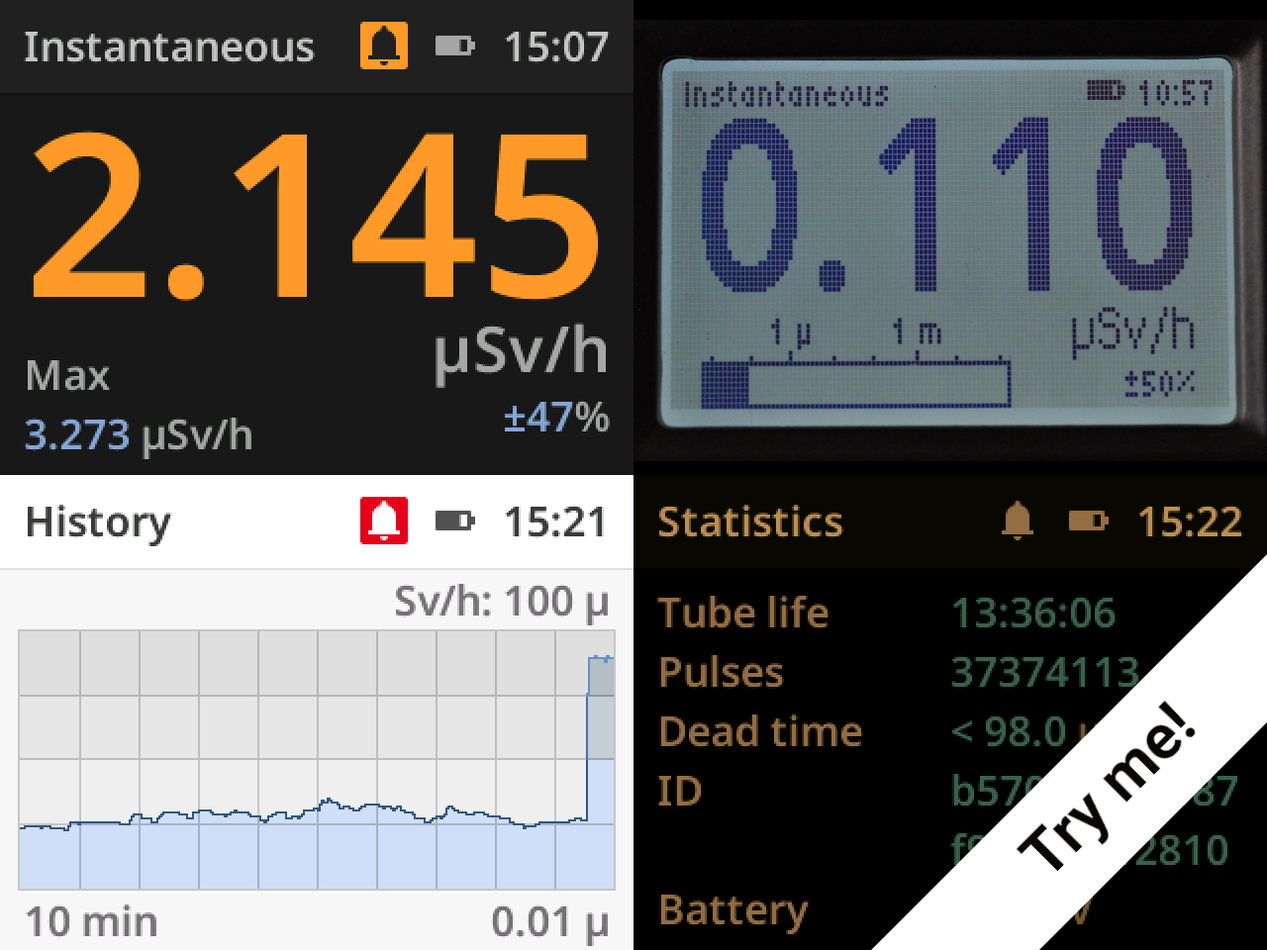
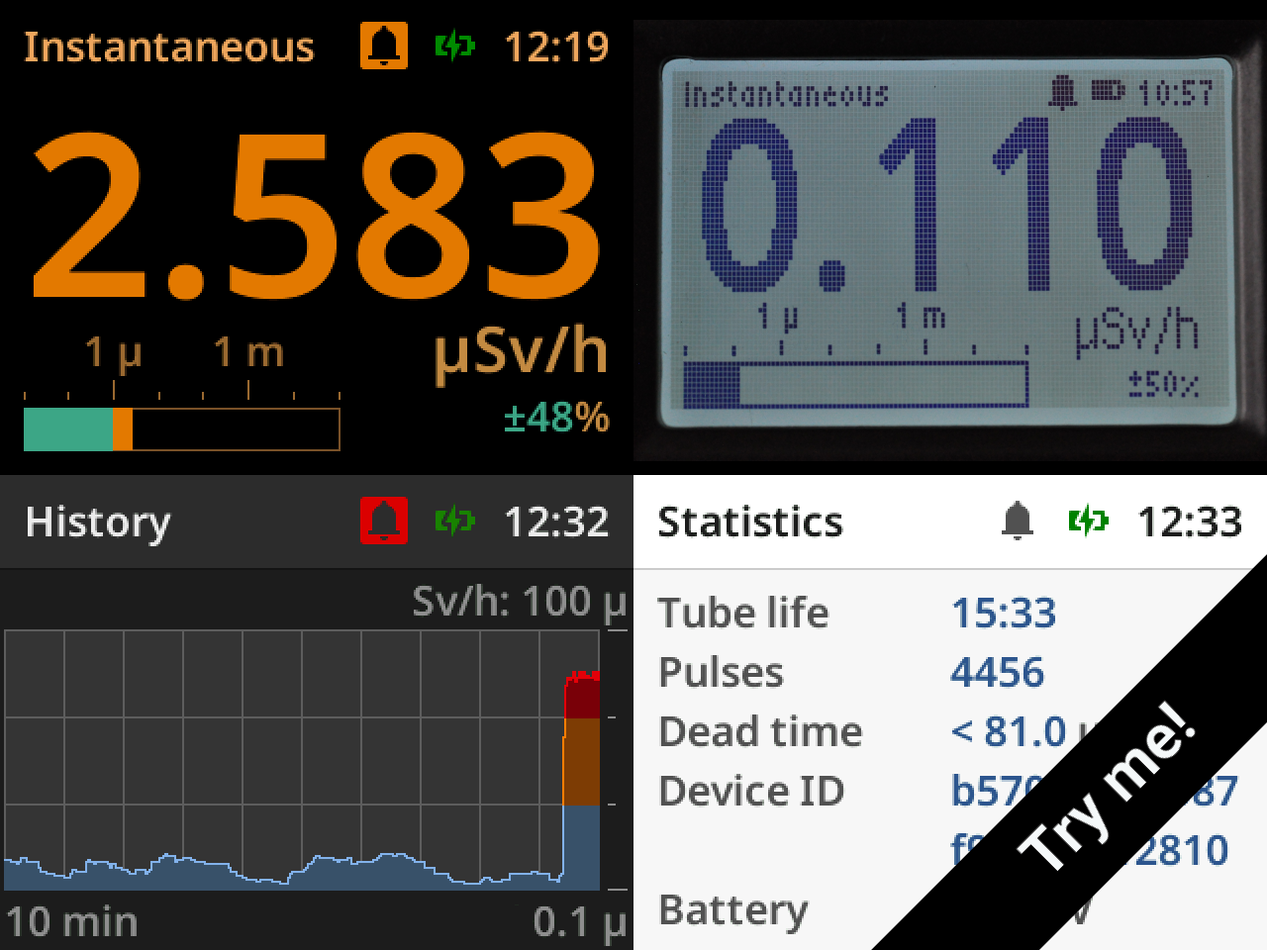
Revision of a layered 1267 x 950 image; what changed, layer by layer:
renamed "Transformation" to "Try me!", painted on it over [870, 554, 1267, 950]
moved "Night" above "Dusk", painted on it over [0, 0, 1267, 950]
painted on "Dusk" over [0, 0, 634, 950]
painted on "Day" over [0, 475, 1267, 950]
painted on "Monochrome" over [679, 73, 1202, 412]
